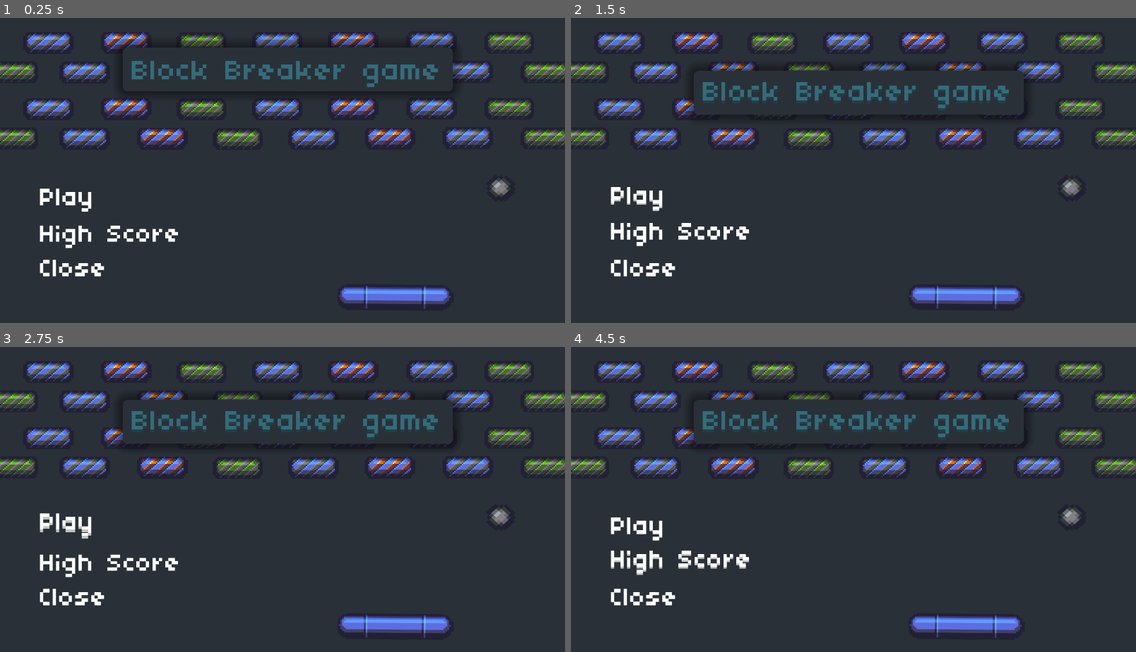
Above: before the commit, frames 1-4 (two rows, left to right).
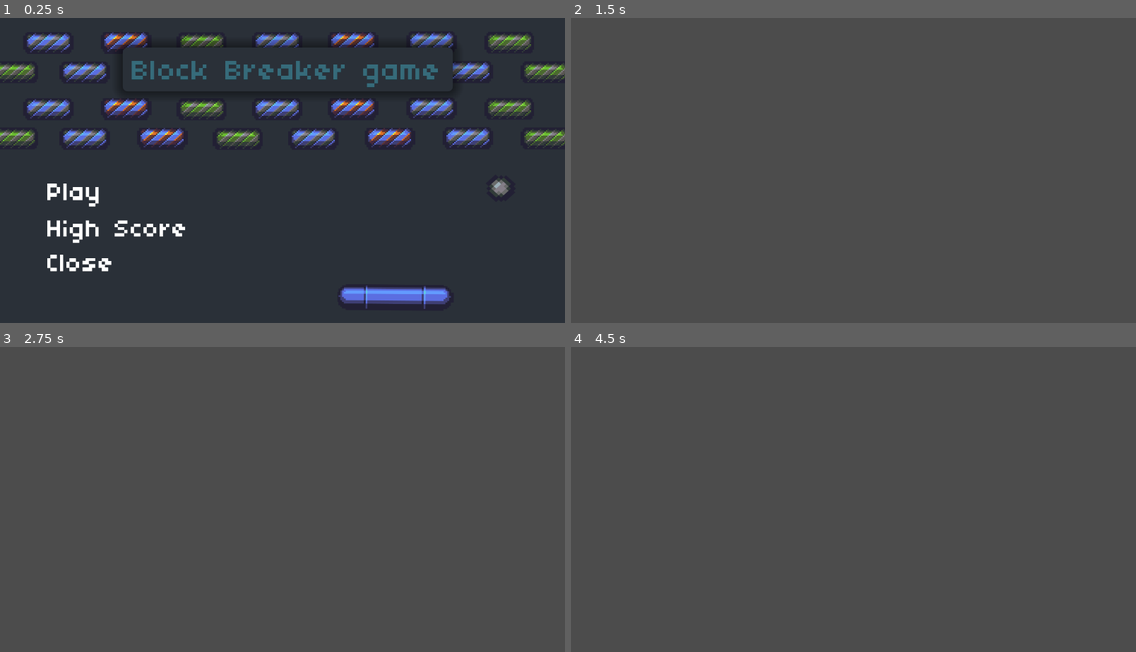
Above: after the commit, the same moments.

Repository: ViniZap4/Block-breaker
Game: Godot game, scene res://scenes/MainMenu/MainMenu.tscn
The game is run twice, just before and just after one commit, with the same random seed, the same clock (stepped at 60 frames per second) and the same inputs.
Inputs (mouse positions are in pixels of both pictures, inside the frame that each line leads up to):
- Up to frame 1 (0.25 s): no input
- Up to frame 2 (1.5 s): click "High Score" at 0.5 s; click (684, 201) at 1.25 s, where only the run before the commit has a clickable "Play"
- Up to frame 3 (2.75 s): click (113, 526) at 2 s, where only the run before the commit has a clickable "Play"
- Up to frame 4 (4.5 s): click (684, 563) at 2.75 s, where only the run before the commit has a clickable "High Score"; click (684, 530) at 3.5 s, where only the run before the commit has a clickable "Play"; click (684, 563) at 4.25 s, where only the run before the commit has a clickable "High Score"

The runs differ from the first frame. In frame 1, 1.7% of the frame differs, in the area x 7-33%, y 54-85%; in frame 2, 98%; in frame 3, 98%; in frame 4, 98%, in the area x 0-100%, y 0-100%.

Commit message:
create a set level and set arperggios songs

Diff:
--- a/scenes/MainMenu/MainMenu.gd
+++ b/scenes/MainMenu/MainMenu.gd
@@ -6,15 +6,17 @@
 	$VBoxContainer/Play.grab_focus()
 	$Panel/AnimationPlayer.current_animation = "mov"
 	$VBoxContainer/AnimationPlayButtom.current_animation = "movFont"
+	$VBoxContainer/Play/AudioStreamPlayer.play()
 	focusAnimate = "play"
 
 func _process(delta):
 
 # Play
 
-	if $VBoxContainer/Play.is_hovered() :
+	if $VBoxContainer/Play.is_hovered():
 		if focusAnimate != "play"  and focusAnimate == "none":
 			$VBoxContainer/AnimationPlayButtom.current_animation = "movFont"
+			$VBoxContainer/Play/AudioStreamPlayer.play()
 			focusAnimate = "play"
 
 	else:
@@ -25,9 +27,11 @@
 
 # Hight score
 
-	if $VBoxContainer/HighScore.is_hovered() :
+	if $VBoxContainer/HighScore.is_hovered():
 		if focusAnimate != "HighScore"  and focusAnimate == "none":
 			$VBoxContainer/AnimationHightScoreButtom.current_animation = "movFont"
+			$VBoxContainer/HighScore/AudioStreamPlayer.play()
+
 			focusAnimate = "HighScore"
 
 	else:
@@ -38,12 +42,26 @@
 
 # close
 
-	if $VBoxContainer/Close.is_hovered() :
+	if $VBoxContainer/Close.is_hovered():
 		if focusAnimate != "close" and focusAnimate == "none" :
 			$VBoxContainer/AnimationScoreButtom.current_animation = "movFont"
+			$VBoxContainer/Close/AudioStreamPlayer.play()
 			focusAnimate = "close"
 
 	else:
 		if focusAnimate == "close" :
 			$VBoxContainer/AnimationScoreButtom.current_animation = "movFontBack"
 			focusAnimate = "none"
+
+
+
+func _on_Play_pressed():
+	get_tree().change_scene("res://scenes/SetLevel/SetLevel.tscn")
+
+
+func _on_HighScore_pressed():
+	get_tree().change_scene("res://scenes/HighScore/HighScore.tscn")
+
+
+func _on_Close_pressed():
+		get_tree().quit()
--- a/scenes/MainMenu/MainMenu.tscn
+++ b/scenes/MainMenu/MainMenu.tscn
@@ -6,6 +6,9 @@
 [ext_resource path="res://components/themes/defaultFont.tres" type="Theme" id=4]
 [ext_resource path="res://components/themes/panel.tres" type="Theme" id=5]
 [ext_resource path="res://components/themes/TitleFont.tres" type="Theme" id=6]
+[ext_resource path="res://sounds/arpeggiosG#.wav" type="AudioStream" id=7]
+[ext_resource path="res://sounds/arpeggiosA.wav" type="AudioStream" id=8]
+[ext_resource path="res://sounds/arpeggiosB.wav" type="AudioStream" id=9]
 
 [sub_resource type="Animation" id=3]
 resource_name = "movFont"
@@ -228,27 +231,27 @@
 texture = ExtResource( 2 )
 axis_stretch_horizontal = 2
 __meta__ = {
+"_edit_lock_": true,
 "_edit_use_anchors_": false
 }
 
 [node name="VBoxContainer" type="VBoxContainer" parent="."]
 anchor_top = 1.0
 anchor_bottom = 1.0
-margin_left = 94.2922
-margin_top = -319.373
-margin_right = 442.292
-margin_bottom = -95.3734
+margin_left = 110.941
+margin_top = -331.266
+margin_right = 458.941
+margin_bottom = -107.266
+grow_horizontal = 0
 custom_constants/separation = 22
 __meta__ = {
 "_edit_use_anchors_": false
 }
 
 [node name="Play" type="Button" parent="VBoxContainer"]
-anchor_top = -0.0267857
-anchor_bottom = -0.0267857
-margin_top = 6.0
 margin_right = 348.0
-margin_bottom = 66.0
+margin_bottom = 60.0
+mouse_default_cursor_shape = 2
 theme = ExtResource( 1 )
 text = "Play"
 align = 0
@@ -267,10 +270,14 @@
 "_edit_use_anchors_": false
 }
 
+[node name="AudioStreamPlayer" type="AudioStreamPlayer" parent="VBoxContainer/Play"]
+stream = ExtResource( 8 )
+
 [node name="HighScore" type="Button" parent="VBoxContainer"]
 margin_top = 82.0
 margin_right = 348.0
 margin_bottom = 142.0
+mouse_default_cursor_shape = 2
 theme = ExtResource( 1 )
 text = "High Score"
 align = 0
@@ -290,10 +297,14 @@
 "_edit_use_anchors_": false
 }
 
+[node name="AudioStreamPlayer" type="AudioStreamPlayer" parent="VBoxContainer/HighScore"]
+stream = ExtResource( 9 )
+
 [node name="Close" type="Button" parent="VBoxContainer"]
 margin_top = 164.0
 margin_right = 348.0
 margin_bottom = 224.0
+mouse_default_cursor_shape = 2
 theme = ExtResource( 1 )
 text = "Close"
 align = 0
@@ -311,6 +322,9 @@
 __meta__ = {
 "_edit_use_anchors_": false
 }
+
+[node name="AudioStreamPlayer" type="AudioStreamPlayer" parent="VBoxContainer/Close"]
+stream = ExtResource( 7 )
 
 [node name="AnimationPlayButtom" type="AnimationPlayer" parent="VBoxContainer"]
 anims/movFont = SubResource( 3 )
@@ -358,3 +372,7 @@
 __meta__ = {
 "_edit_use_anchors_": false
 }
+
+[connection signal="pressed" from="VBoxContainer/Play" to="." method="_on_Play_pressed"]
+[connection signal="pressed" from="VBoxContainer/HighScore" to="." method="_on_HighScore_pressed"]
+[connection signal="pressed" from="VBoxContainer/Close" to="." method="_on_Close_pressed"]
--- /dev/null
+++ b/scenes/SetLevel/SetLevel.gd
@@ -0,0 +1,30 @@
+extends Control
+
+var focusAnimate
+
+func _ready():
+	$GridContainer/LineOption/Back.grab_focus()
+	$Panel/AnimationPlayer.current_animation = "mov"
+	$GridContainer/LineOption/AnimationBackButtom.current_animation = "movFont"
+	$GridContainer/LineOption/Back/AudioStreamPlayer.play()
+	focusAnimate = "Back"
+
+
+func _process(delta):
+
+# Back
+
+	if $GridContainer/LineOption/Back.is_hovered():
+		if focusAnimate != "Back" and focusAnimate == "none" :
+			$GridContainer/LineOption/AnimationBackButtom.current_animation = "movFont"
+			$GridContainer/LineOption/Back/AudioStreamPlayer.play()
+			focusAnimate = "Back"
+
+	else:
+		if focusAnimate == "Back" :
+			$GridContainer/LineOption/AnimationBackButtom.current_animation = "movFontBack"
+			focusAnimate = "none"
+
+
+func _on_Back_pressed():
+	get_tree().change_scene("res://scenes/MainMenu/MainMenu.tscn")
--- a/scenes/SetLevel/SetLevel.tscn
+++ b/scenes/SetLevel/SetLevel.tscn
@@ -1,3 +1,263 @@
-[gd_scene format=2]
-
-[node name="main" type="Node2D"]
+[gd_scene load_steps=13 format=2]
+
+[ext_resource path="res://components/themes/defaultButtonTheme.tres" type="Theme" id=1]
+[ext_resource path="res://scenes/SetLevel/SetLevel.gd" type="Script" id=2]
+[ext_resource path="res://components/themes/defaultFont.tres" type="Theme" id=4]
+[ext_resource path="res://components/themes/panel.tres" type="Theme" id=5]
+[ext_resource path="res://components/themes/TitleFont.tres" type="Theme" id=6]
+[ext_resource path="res://sounds/arpeggiosG#.wav" type="AudioStream" id=7]
+
+[sub_resource type="StyleBoxFlat" id=1]
+bg_color = Color( 0.164706, 0.188235, 0.219608, 1 )
+
+[sub_resource type="Animation" id=2]
+length = 2.0
+step = 0.01
+tracks/0/type = "value"
+tracks/0/path = NodePath(".:rect_position")
+tracks/0/interp = 1
+tracks/0/loop_wrap = true
+tracks/0/imported = false
+tracks/0/enabled = true
+tracks/0/keys = {
+"times": PoolRealArray( 0, 0.33, 0.55, 0.72, 0.87, 0.91, 0.95, 1 ),
+"transitions": PoolRealArray( 1, 0.659754, 1.31951, 0.659754, 1.56917, 1, 1.36604, 1 ),
+"update": 0,
+"values": [ Vector2( 465, -101 ), Vector2( 465, 80 ), Vector2( 465, 30 ), Vector2( 465, 80 ), Vector2( 465, 71 ), Vector2( 465, 80 ), Vector2( 465, 78 ), Vector2( 465, 80 ) ]
+}
+tracks/1/type = "value"
+tracks/1/path = NodePath("../Panel/Title:custom_constants/shadow_offset_y")
+tracks/1/interp = 1
+tracks/1/loop_wrap = true
+tracks/1/imported = false
+tracks/1/enabled = true
+tracks/1/keys = {
+"times": PoolRealArray( 0.97, 1.35 ),
+"transitions": PoolRealArray( 0.732043, 1.8025 ),
+"update": 0,
+"values": [ 1, 6 ]
+}
+tracks/2/type = "value"
+tracks/2/path = NodePath("../Panel/Title:rect_position")
+tracks/2/interp = 1
+tracks/2/loop_wrap = true
+tracks/2/imported = false
+tracks/2/enabled = true
+tracks/2/keys = {
+"times": PoolRealArray( 0.97, 1.35 ),
+"transitions": PoolRealArray( 0.707107, 1.23114 ),
+"update": 0,
+"values": [ Vector2( 0, 0 ), Vector2( 0, -17 ) ]
+}
+
+[sub_resource type="Animation" id=3]
+tracks/0/type = "value"
+tracks/0/path = NodePath("Back/Back:rect_position")
+tracks/0/interp = 1
+tracks/0/loop_wrap = true
+tracks/0/imported = false
+tracks/0/enabled = true
+tracks/0/keys = {
+"times": PoolRealArray( 0, 0.3 ),
+"transitions": PoolRealArray( 1, 1 ),
+"update": 0,
+"values": [ Vector2( 0, -1 ), Vector2( 0, -6 ) ]
+}
+tracks/1/type = "value"
+tracks/1/path = NodePath("Back:rect_position")
+tracks/1/interp = 1
+tracks/1/loop_wrap = true
+tracks/1/imported = false
+tracks/1/enabled = true
+tracks/1/keys = {
+"times": PoolRealArray( 0, 0.4 ),
+"transitions": PoolRealArray( 1, 1 ),
+"update": 0,
+"values": [ Vector2( 0, 164 ), Vector2( 0, 155 ) ]
+}
+
+[sub_resource type="Animation" id=4]
+resource_name = "movFontBack"
+tracks/0/type = "value"
+tracks/0/path = NodePath("Back/Back:rect_position")
+tracks/0/interp = 1
+tracks/0/loop_wrap = true
+tracks/0/imported = false
+tracks/0/enabled = true
+tracks/0/keys = {
+"times": PoolRealArray( 0, 0.3 ),
+"transitions": PoolRealArray( 1, 1 ),
+"update": 0,
+"values": [ Vector2( 0, -6 ), Vector2( 0, -1 ) ]
+}
+tracks/1/type = "value"
+tracks/1/path = NodePath("Back:rect_position")
+tracks/1/interp = 1
+tracks/1/loop_wrap = true
+tracks/1/imported = false
+tracks/1/enabled = true
+tracks/1/keys = {
+"times": PoolRealArray( 0, 0.4 ),
+"transitions": PoolRealArray( 1, 1 ),
+"update": 0,
+"values": [ Vector2( 0, 155 ), Vector2( 0, 164 ) ]
+}
+
+[sub_resource type="Animation" id=5]
+tracks/0/type = "value"
+tracks/0/path = NodePath("Back/Back:rect_position")
+tracks/0/interp = 1
+tracks/0/loop_wrap = true
+tracks/0/imported = false
+tracks/0/enabled = true
+tracks/0/keys = {
+"times": PoolRealArray( 0, 0.3 ),
+"transitions": PoolRealArray( 1, 1 ),
+"update": 0,
+"values": [ Vector2( 0, -1 ), Vector2( 0, -6 ) ]
+}
+tracks/1/type = "value"
+tracks/1/path = NodePath("Back:rect_position")
+tracks/1/interp = 1
+tracks/1/loop_wrap = true
+tracks/1/imported = false
+tracks/1/enabled = true
+tracks/1/keys = {
+"times": PoolRealArray( 0, 0.4 ),
+"transitions": PoolRealArray( 1, 1 ),
+"update": 0,
+"values": [ Vector2( 0, 164 ), Vector2( 0, 155 ) ]
+}
+
+[sub_resource type="Animation" id=6]
+resource_name = "movFontBack"
+tracks/0/type = "value"
+tracks/0/path = NodePath("Back/Back:rect_position")
+tracks/0/interp = 1
+tracks/0/loop_wrap = true
+tracks/0/imported = false
+tracks/0/enabled = true
+tracks/0/keys = {
+"times": PoolRealArray( 0, 0.3 ),
+"transitions": PoolRealArray( 1, 1 ),
+"update": 0,
+"values": [ Vector2( 0, -6 ), Vector2( 0, -1 ) ]
+}
+tracks/1/type = "value"
+tracks/1/path = NodePath("Back:rect_position")
+tracks/1/interp = 1
+tracks/1/loop_wrap = true
+tracks/1/imported = false
+tracks/1/enabled = true
+tracks/1/keys = {
+"times": PoolRealArray( 0, 0.4 ),
+"transitions": PoolRealArray( 1, 1 ),
+"update": 0,
+"values": [ Vector2( 0, 155 ), Vector2( 0, 164 ) ]
+}
+
+[node name="setLevel" type="Control"]
+anchor_right = 1.0
+anchor_bottom = 1.0
+margin_left = -0.297363
+margin_top = 0.297302
+margin_right = -0.297363
+margin_bottom = 0.297302
+script = ExtResource( 2 )
+__meta__ = {
+"_edit_use_anchors_": false
+}
+
+[node name="Background" type="Panel" parent="."]
+anchor_right = 1.0
+anchor_bottom = 1.0
+custom_styles/panel = SubResource( 1 )
+__meta__ = {
+"_edit_use_anchors_": false
+}
+
+[node name="Panel" type="Panel" parent="."]
+anchor_left = 0.5
+anchor_right = 0.5
+margin_left = -200.0
+margin_top = 80.0
+margin_right = 200.0
+margin_bottom = 183.0
+theme = ExtResource( 5 )
+__meta__ = {
+"_edit_use_anchors_": false
+}
+
+[node name="AnimationPlayer" type="AnimationPlayer" parent="Panel"]
+anims/mov = SubResource( 2 )
+
+[node name="Title" type="Label" parent="Panel"]
+anchor_right = 1.0
+anchor_bottom = 1.0
+theme = ExtResource( 6 )
+custom_colors/font_color = Color( 0.211765, 0.419608, 0.478431, 1 )
+custom_colors/font_color_shadow = Color( 0.121569, 0.247059, 0.278431, 1 )
+custom_constants/shadow_offset_x = 0
+custom_constants/shadow_offset_y = 1
+text = "Set Level"
+align = 1
+valign = 2
+__meta__ = {
+"_edit_use_anchors_": false
+}
+
+[node name="GridContainer" type="GridContainer" parent="."]
+anchor_left = 0.5
+anchor_top = 0.5
+anchor_right = 0.5
+anchor_bottom = 0.5
+margin_left = -72.0
+margin_top = -30.0
+margin_right = 72.0
+margin_bottom = 30.0
+__meta__ = {
+"_edit_use_anchors_": false
+}
+
+[node name="LineOption" type="HBoxContainer" parent="GridContainer"]
+margin_right = 144.0
+margin_bottom = 60.0
+
+[node name="AnimationBackButtom" type="AnimationPlayer" parent="GridContainer/LineOption"]
+pause_mode = 1
+anims/movFont = SubResource( 3 )
+anims/movFontBack = SubResource( 4 )
+
+[node name="Back" type="Button" parent="GridContainer/LineOption"]
+margin_top = 157.25
+margin_right = 144.0
+margin_bottom = 217.25
+mouse_default_cursor_shape = 2
+theme = ExtResource( 1 )
+text = "Back"
+align = 0
+__meta__ = {
+"_edit_use_anchors_": false
+}
+
+[node name="Back" type="Label" parent="GridContainer/LineOption/Back"]
+light_mask = 0
+margin_top = -6.0
+margin_right = 159.0
+margin_bottom = 114.0
+theme = ExtResource( 4 )
+text = "Back
+"
+__meta__ = {
+"_edit_use_anchors_": false
+}
+
+[node name="AudioStreamPlayer" type="AudioStreamPlayer" parent="GridContainer/LineOption/Back"]
+stream = ExtResource( 7 )
+
+[node name="AnimationBackButtom2" type="AnimationPlayer" parent="GridContainer/LineOption"]
+pause_mode = 1
+anims/movFont = SubResource( 5 )
+anims/movFontBack = SubResource( 6 )
+
+[connection signal="pressed" from="GridContainer/LineOption/Back" to="." method="_on_Back_pressed"]
Not shown: 1 places in scenes/MainMenu/MainMenu.tscn that only renumber resources
Not shown, added: sounds/arpeggiosA.wav.import
Not shown, added: sounds/arpeggiosB.wav.import
Not shown, added: sounds/arpeggiosG#.wav.import
Not shown, added: sounds/arpeggiosA.wav
Not shown, added: sounds/arpeggiosB.wav
Not shown, added: sounds/arpeggiosG#.wav
